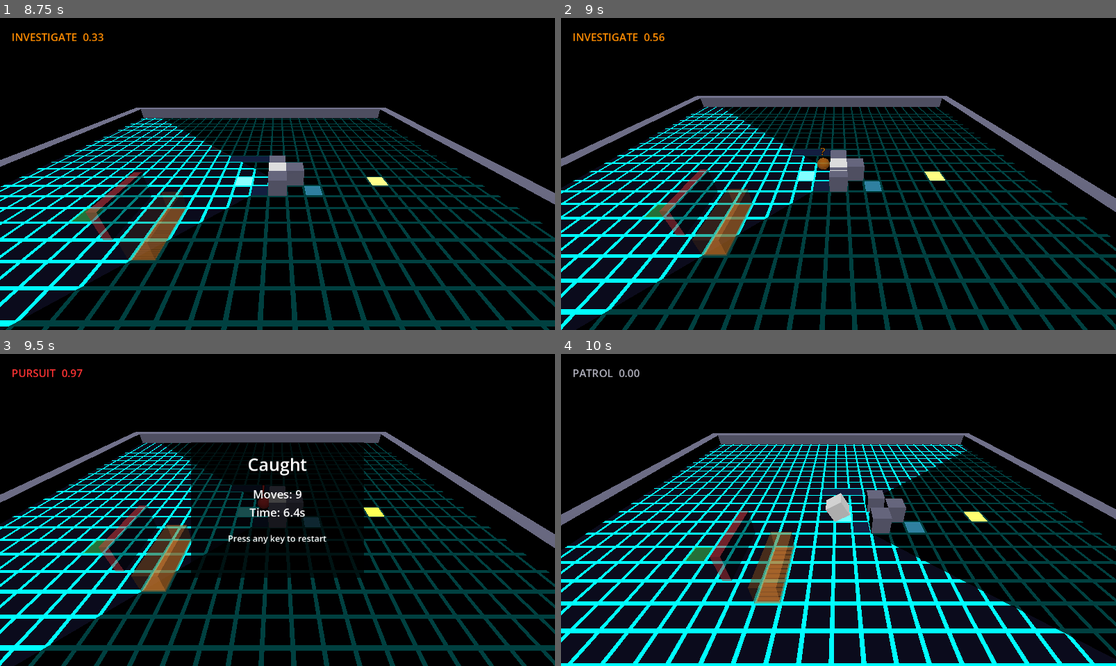
Above: before the commit, frames 1-4 (two rows, left to right).
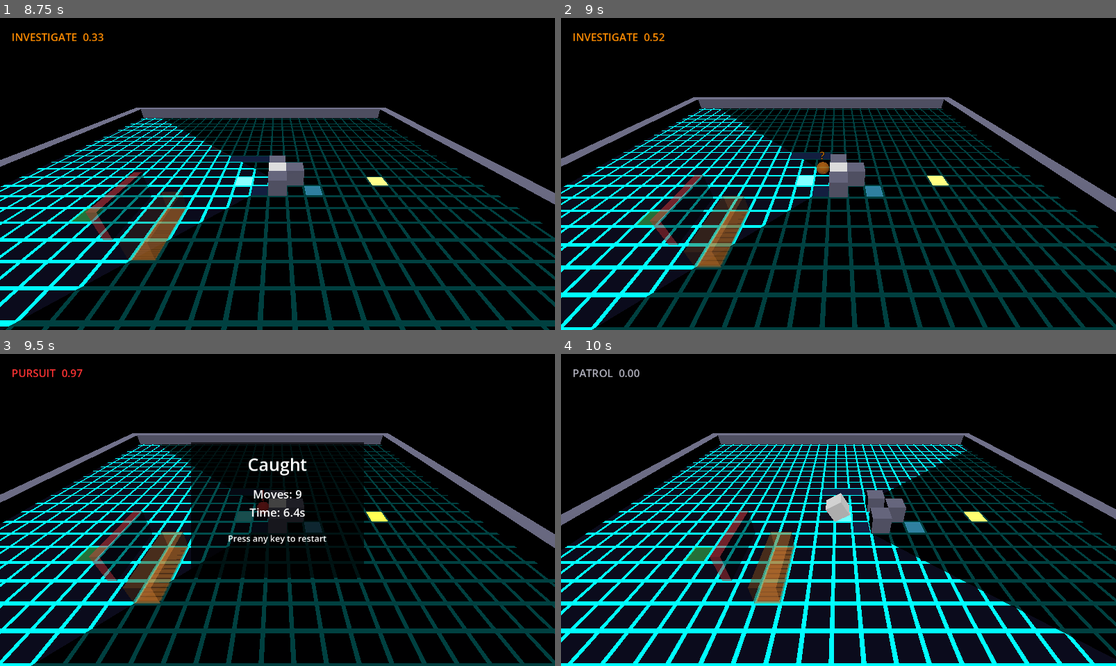
Above: after the commit, the same moments.

Repository: StevenLong/cube
Game: Godot game, scene res://main_menu.tscn
The game is run twice, just before and just after one commit, with the same random seed, the same clock (stepped at 60 frames per second) and the same inputs.
Inputs:
- Up to frame 1 (8.75 s): click "Sandbox" at 0.5 s; tap Enter at 1.25, 2.75 s; hold E (extend) 1.28-2.03 s; hold Q (extend_depth_fwd) 1.28-2.78 s; tap Space (dodge) at 2, 3.5 s; tap V (blend) at 2.1 s; tap E (extend) at 2.3, 3.8, 4.55, 5.1, 6.05, 6.6, 7.55, 8.3 s; hold E (extend) 2.78-3.53 s; hold Left (move_left) 2.78-4.28 s; tap F (camera_tilt_down) at 2.85, 8.1 s; tap R (camera_tilt_up) at 3.6 s; hold C (extend_depth_back) 4.28-5.03 s; hold Space (dodge) 4.28-5.03 s; hold Right (move_right) 5.03-5.78 s; hold Q (extend_depth_fwd) 5.78-6.53 s; hold Shift (sprint) 5.78-6.53 s; hold Right (move_right) from 6.53 s (still down); hold V (blend) 7.28-8.03 s
- Up to frame 2 (9 s): release Right (move_right) at 8.78 s; hold C (extend_depth_back) from 8.78 s (still down); hold E (extend) from 8.78 s (still down); tap R (camera_tilt_up) at 8.85 s
- Up to frame 3 (9.5 s): keep holding C (extend_depth_back); keep holding E (extend)
- Up to frame 4 (10 s): tap Enter at 9.5 s; release C (extend_depth_back) at 9.53 s; release E (extend) at 9.53 s; hold Left (move_left) from 9.53 s (still down); tap Space (dodge) at 9.6 s; tap E (extend) at 9.8 s

Frame 1 is identical in both runs. In frame 2, 19% of the frame differs, in the area x 0-100%, y 4-100%; in frame 3, 16%; in frame 4, nothing differs.

Commit message:
Full-footprint wall collision for extended cuboids
So an extended cuboid respects walls on every cell, not just its base:
- Tumble: _can_move_cuboid sweeps the base box along the roll at each cell offset
  perpendicular to it, covering the cuboid's full width, so it can't clip through
  a wall beside its base.
- Extend: _try_extend refuses to grow a side into a wall (point-queries the new
  footprint cells against layer 1, respecting the perimeter and the gate's
  current state). EXT_UP is exempt since it grows into the air.

Diff:
--- a/player.gd
+++ b/player.gd
@@ -169,6 +169,36 @@
 	return not _move_cast.is_colliding()
 
 
+func _can_move_cuboid(dir: Vector2i, dist: int) -> bool:
+	# Tumble collision for an extended cuboid: sweep the base box along dir by dist
+	# at every cell offset perpendicular to the roll, covering the cuboid's full
+	# perpendicular width (a tumble preserves that width; the along-roll extent is
+	# already covered by dist). Without this only the base cell is checked and the
+	# extended cells clip through walls.
+	var perp: Vector3
+	var lo: int
+	var hi: int
+	if dir.x != 0:
+		perp = Vector3(0.0, 0.0, 1.0)
+		lo = -int(_ext[EXT_FWD])
+		hi = int(_ext[EXT_BACK])
+	else:
+		perp = Vector3(1.0, 0.0, 0.0)
+		lo = -int(_ext[EXT_LEFT])
+		hi = int(_ext[EXT_RIGHT])
+	var delta_world := Vector3(dir.x * dist, 0.0, dir.y * dist)
+	var clear := true
+	for j in range(lo, hi + 1):
+		_move_cast.position = perp * float(j)
+		_move_cast.target_position = delta_world
+		_move_cast.force_shapecast_update()
+		if _move_cast.is_colliding():
+			clear = false
+			break
+	_move_cast.position = Vector3.ZERO
+	return clear
+
+
 func _count_covered_sides() -> int:
 	var count := 0
 	for r in _wall_rays:
@@ -185,8 +215,52 @@
 
 
 func _try_extend(side: int) -> void:
-	if _axis_total(side) < 2:
-		_ext[side] += 1
+	if _axis_total(side) >= 2:
+		return
+	if not _extend_side_clear(side):
+		return
+	_ext[side] += 1
+
+
+func _extend_side_clear(side: int) -> bool:
+	# An extension may not grow into a wall. EXT_UP grows into the air (no ground
+	# cells), so it is always clear; otherwise check every new footprint cell the
+	# extension would add along that side.
+	if side == EXT_UP:
+		return true
+	var minx: int = grid_pos.x - _ext[EXT_LEFT]
+	var maxx: int = grid_pos.x + _ext[EXT_RIGHT]
+	var minz: int = grid_pos.y - _ext[EXT_FWD]
+	var maxz: int = grid_pos.y + _ext[EXT_BACK]
+	match side:
+		EXT_LEFT:
+			for z in range(minz, maxz + 1):
+				if not _extend_cell_clear(Vector2i(minx - 1, z)):
+					return false
+		EXT_RIGHT:
+			for z in range(minz, maxz + 1):
+				if not _extend_cell_clear(Vector2i(maxx + 1, z)):
+					return false
+		EXT_FWD:
+			for x in range(minx, maxx + 1):
+				if not _extend_cell_clear(Vector2i(x, minz - 1)):
+					return false
+		EXT_BACK:
+			for x in range(minx, maxx + 1):
+				if not _extend_cell_clear(Vector2i(x, maxz + 1)):
+					return false
+	return true
+
+
+func _extend_cell_clear(cell: Vector2i) -> bool:
+	# True if the cell has no wall to grow into. Queries live physics (layer 1), so
+	# it respects the perimeter and the gate's current open/closed collision state.
+	var space := get_world_3d().direct_space_state
+	var params := PhysicsPointQueryParameters3D.new()
+	params.position = Vector3(cell.x, 0.5, cell.y)
+	params.collision_mask = 1
+	params.collide_with_areas = false
+	return space.intersect_point(params).is_empty()
 
 
 func _reset_extensions() -> void:
@@ -343,7 +417,7 @@
 	else:
 		return
 
-	if not _can_move(Vector3(dir.x * move, 0, dir.y * move)):
+	if not _can_move_cuboid(dir, move):
 		return
 
 	_pivot = Vector3(pivot_x, 0.0, pivot_z)
